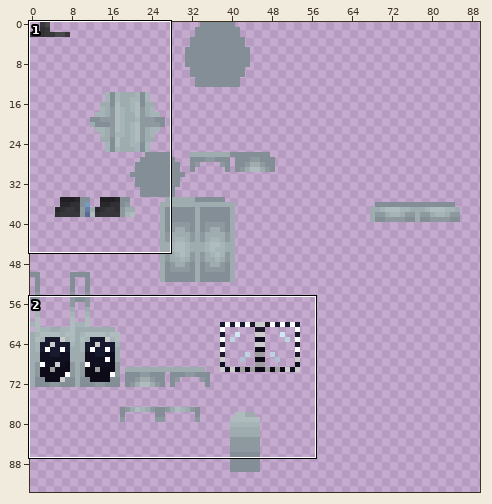
Sprite sheet, stored at src/main/resources/assets/ait/textures/blockentities/machines/astral_map.png. The picture above shows the old version from afar; the outline marks the close-up.
Close-up. First the earlier version:
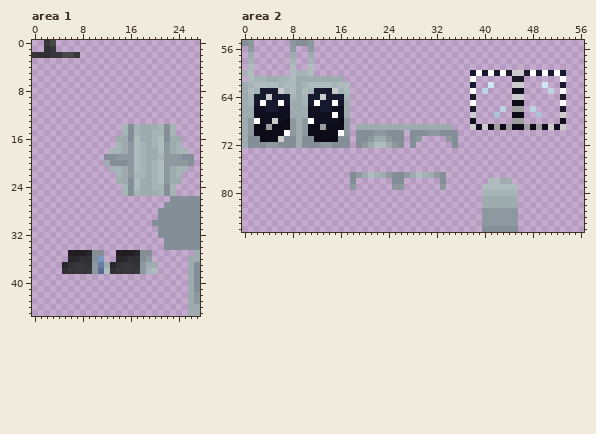
The file is 128x128 pixels. Colours within 5 levels of each other are drawn and written as one. Shown: area 1: x 0..27, y 0..45; area 2: x 0..56, y 55..86. The wide view leaves out empty margins.
The same view after the edit:
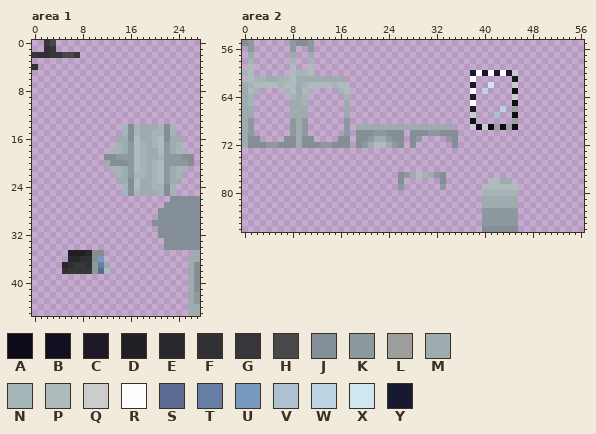
Palette (. is transparent): A #0d0b17  B #100f1f  C #1d1928  D #211f23  E #28272c  F #313035  G #36363b  H #474848  J #848e96  K #8d999e  L #9e9e9e  M #9facaf  N #a5b4b6  P #aebcbd  Q #cccccc  R #fefefe  S #5a6a93  T #667ea4  U #789abe  V #aec1d3  W #bcd3e1  X #cee7f2  Y #171a2f
Commit message: fix: z-fighting in the Astral Map and new scale
Edits made:
Area 1:
y 4: x 0 . -> F
y 35: x 14..19 DDDEJJ -> ......
y 36: x 14..19 EEFFJK -> ......
y 37: x 13..20 EFGGFKMM -> ........
y 38: x 13..20 FGGGGKNP -> ........
Area 2:
y 60: x 46..53 QCRYRYRY -> ........
y 61: x 46 C -> .; x 53 R -> .
y 62: x 46 Q -> .; x 50 X -> .; x 53 Y -> .
y 63: x 3..6 YYYQ -> ....; x 12..15 YYYQ -> ....; x 46 B -> .; x 51 W -> .; x 53 R -> .
y 64: x 2..7 YYQYYY -> ......; x 11..16 YYQYYY -> ......; x 46 Q -> .; x 53 C -> .
y 65: x 2..7 YRYYRY -> ......; x 11..16 YRYYRY -> ......; x 46 A -> .; x 53 R -> .
y 66: x 2..7 BBYYBB -> ......; x 11..16 BBYYBB -> ......; x 46 L -> .; x 48 W -> .; x 53 C -> .
y 67: x 2..7 BBBBBB -> ......; x 11..16 BBBBRB -> ......; x 46 A -> .; x 49 V -> .; x 53 Q -> .
y 68: x 2..7 RBBQBA -> ......; x 11..16 RBBBBA -> ......; x 46 L -> .; x 53 B -> .
y 69: x 2..7 AALAAA -> ......; x 11..16 AALAAA -> ......; x 46..53 ALALAQBQ -> ........
y 70: x 2..7 AAAAAR -> ......; x 11..16 AAAAAR -> ......
y 71: x 3..6 AAAQ -> ....; x 12..15 AAAA -> ....
y 77: x 18..25 JKMPNMKJ -> ........
y 78: x 18 J -> .; x 25 J -> .
y 79: x 18 K -> .; x 25 K -> .
Changed places in both close-ups, as pixel boxes (x1, y1, x2, y2):
added: (32, 64, 38, 70)
erased: (110, 250, 158, 274)
erased: (518, 70, 566, 130)
erased: (254, 88, 344, 142)
erased: (350, 172, 398, 190)
